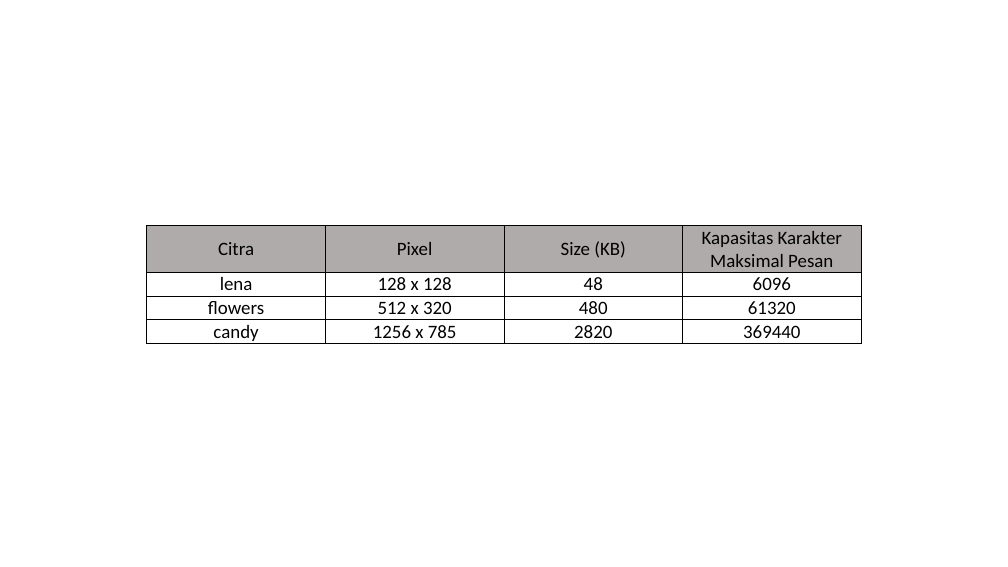
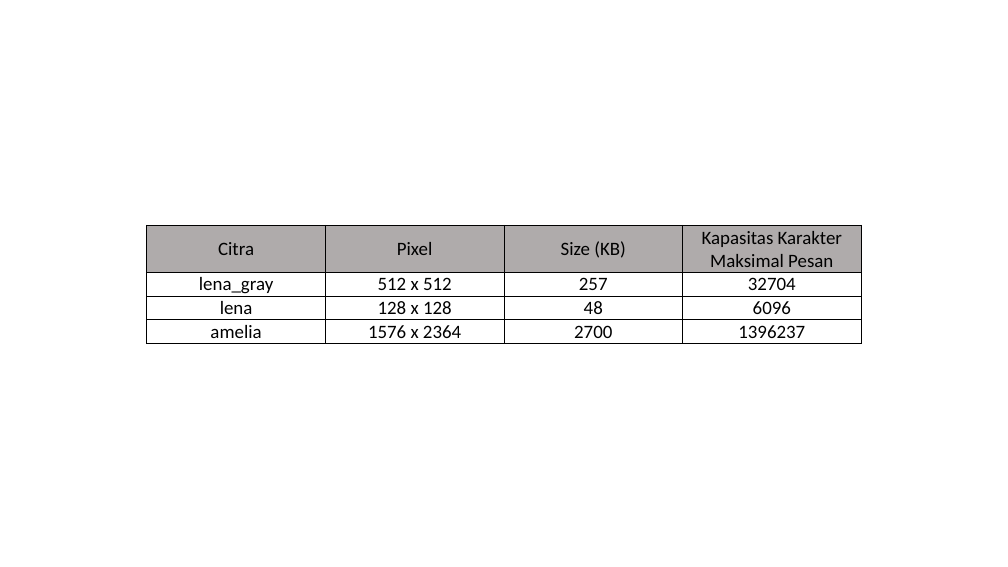
Before and after one commit to ameliapriliani23/Skripsweet, a slide deck: slide 3 of Ms. Office/tabel_hasil.pptx. Drawn at 1008x567 pixels with LibreOffice and Linux fonts; fonts in the diff are those of the drawing. Boxes give left, top, right and bottom in pixels: in the first picture for what was removed or moved away, otherwise in the second. Text is boxed around its words. In the diff, an @@ line names an element or a change of style, - is before the commit and + after.

```diff
--- a/Ms. Office/tabel_hasil.pptx
+++ b/Ms. Office/tabel_hasil.pptx
@@ table at box(147, 225, 861, 348) @@
+row 2: lena_gray | 512 x 512 | 257 | 32704
-row 3: flowers | 512 x 320 | 480 | 61320
-row 4: candy | 1256 x 785 | 2820 | 369440
+row 4: amelia | 1576 x 2364 | 2700 | 1396237
```
Also in this commit, not shown: 2 other slides changed, 1 slide added, 2 slides removed, 33 other files.
